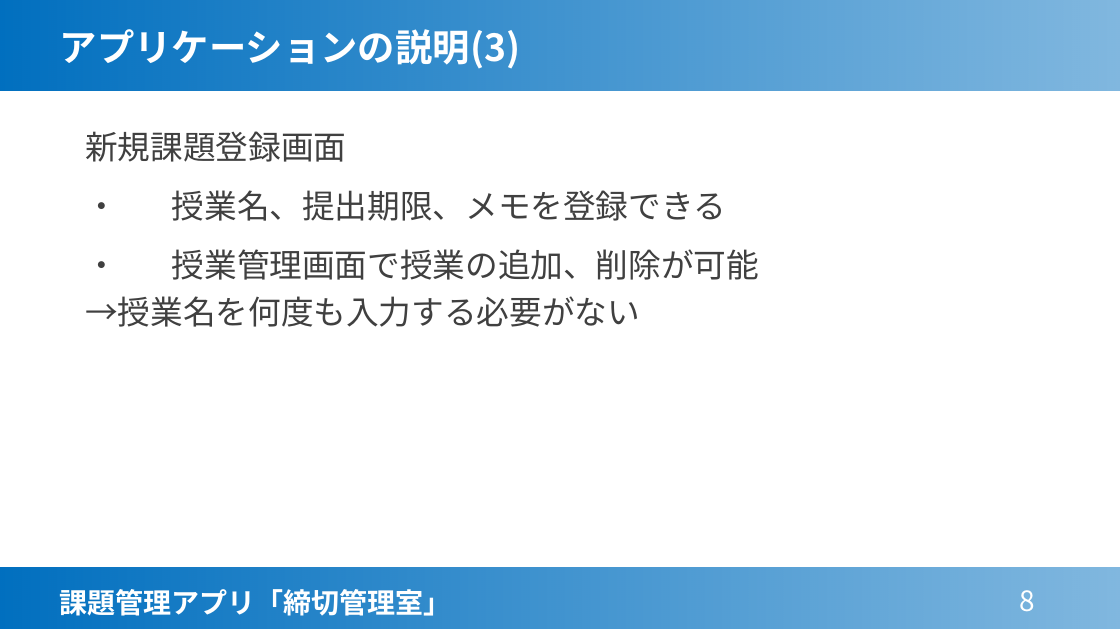
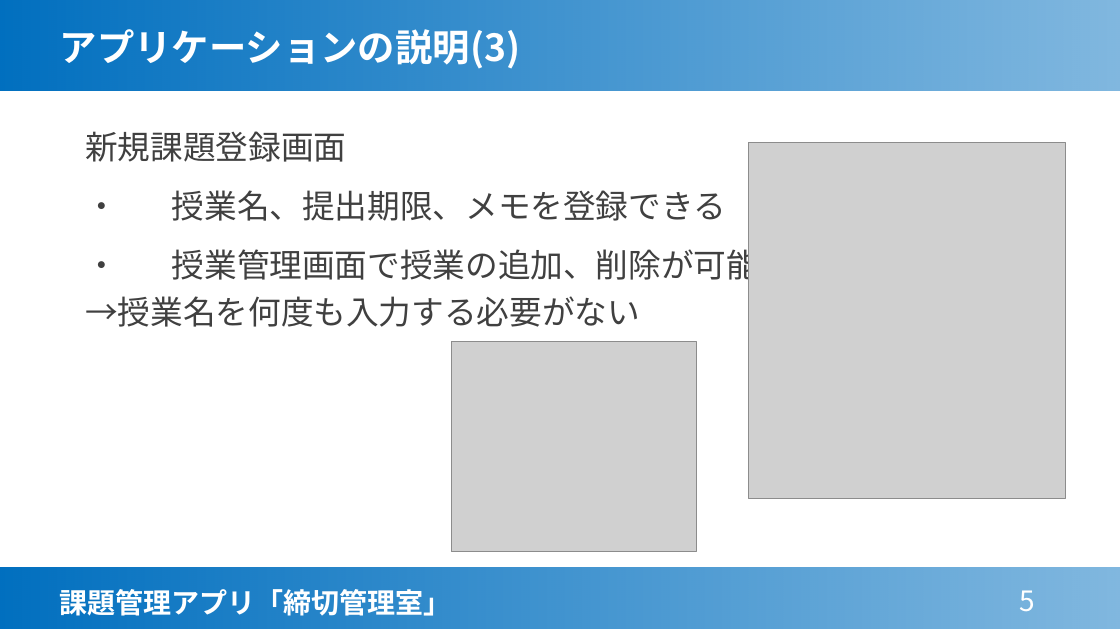
Before and after one commit to takumi-0623/database, a slide deck: slide 5 of RTA.pptx (slide 8 before the commit). Drawn at 1120x630 pixels with LibreOffice and Linux fonts; fonts in the diff are those of the drawing; grey boxes stand for pictures. Boxes give left, top, right and bottom in pixels: in the first picture for what was removed or moved away, otherwise in the second. Text is boxed around its words. In the diff, an @@ line names an element or a change of style, - is before the commit and + after.

```diff
--- a/RTA.pptx
+++ b/RTA.pptx
@@ picture added at box(749, 143, 1065, 498) @@
@@ picture added at box(451, 342, 697, 552) @@
@@ page number at box(1019, 590, 1035, 612): text changed @@
-8
+5
```
Also in this commit, not shown: 3 other slides changed, 6 slides removed.
